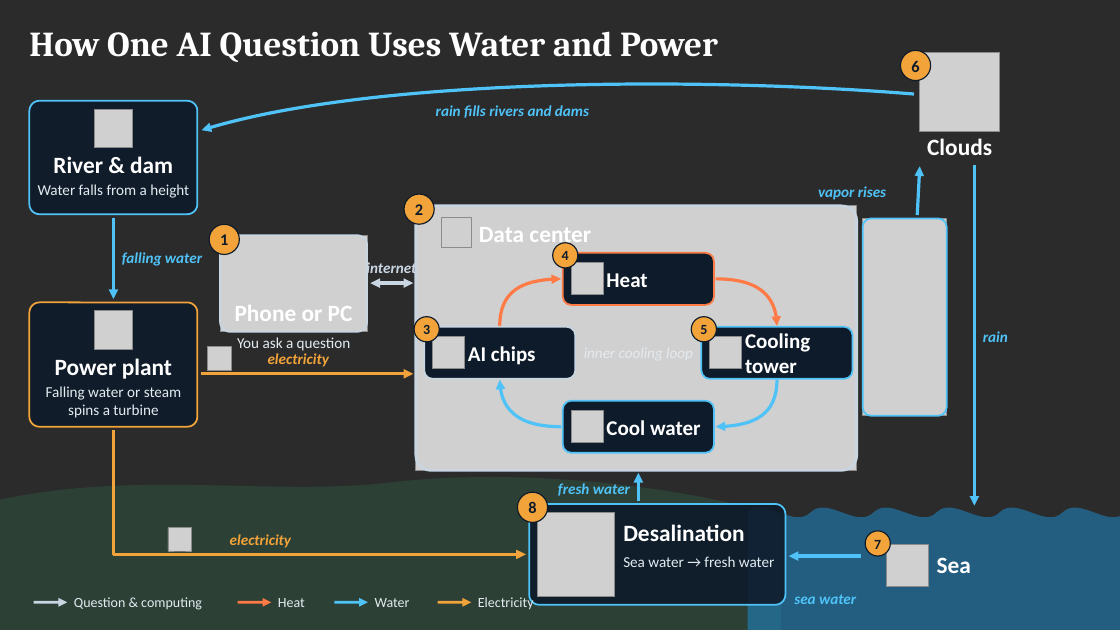
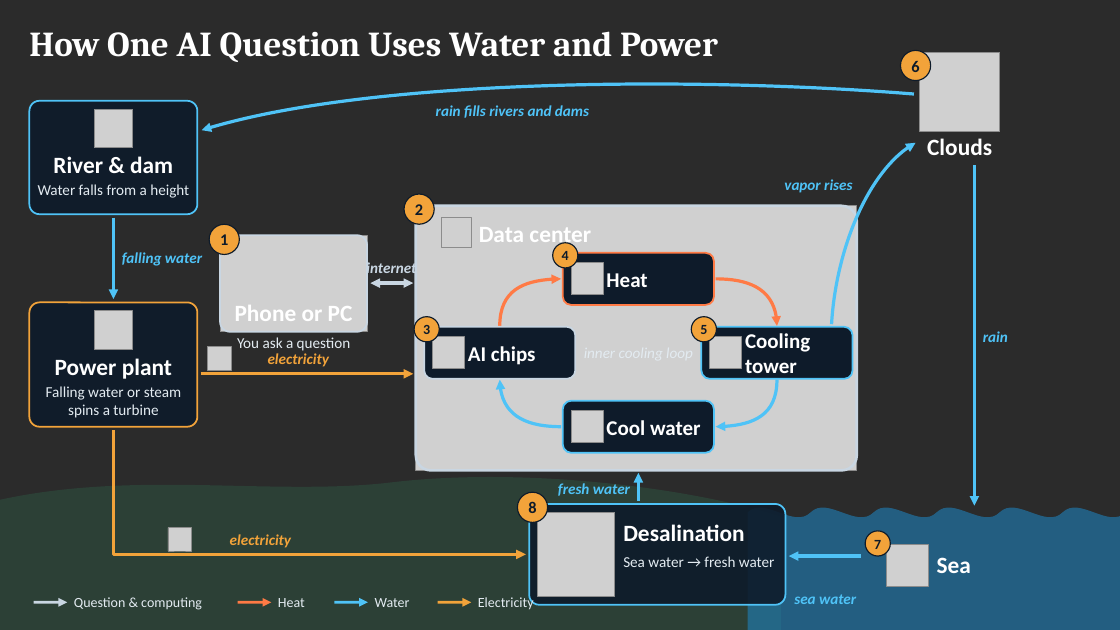
Before and after one commit to dekelelely/dekel12, a slide deck: slide 1 of ai-diagram-slide.pptx. Drawn at 1120x630 pixels with LibreOffice and Linux fonts; fonts in the diff are those of the drawing; grey boxes stand for pictures; background and template pictures are left out; a plain dark background stands for a picture behind light text. Boxes give left, top, right and bottom in pixels: in the first picture for what was removed or moved away, otherwise in the second. Text is boxed around its words. In the diff, an @@ line names an element or a change of style, - is before the commit and + after.

```diff
--- a/ai-diagram-slide.pptx
+++ b/ai-diagram-slide.pptx
@@ freeform shape: place and size @@
-freeform shape at [918,166,920,215]
+freeform shape at [832,143,916,324]
@@ text "vapor rises": place and size @@
-text "vapor rises" at [818,186,886,200]
+text "vapor rises" at [784,179,852,193]
@@ picture removed at [863,218,947,416] @@
@@ rounded rectangle removed at [863,218,947,416] @@
```
